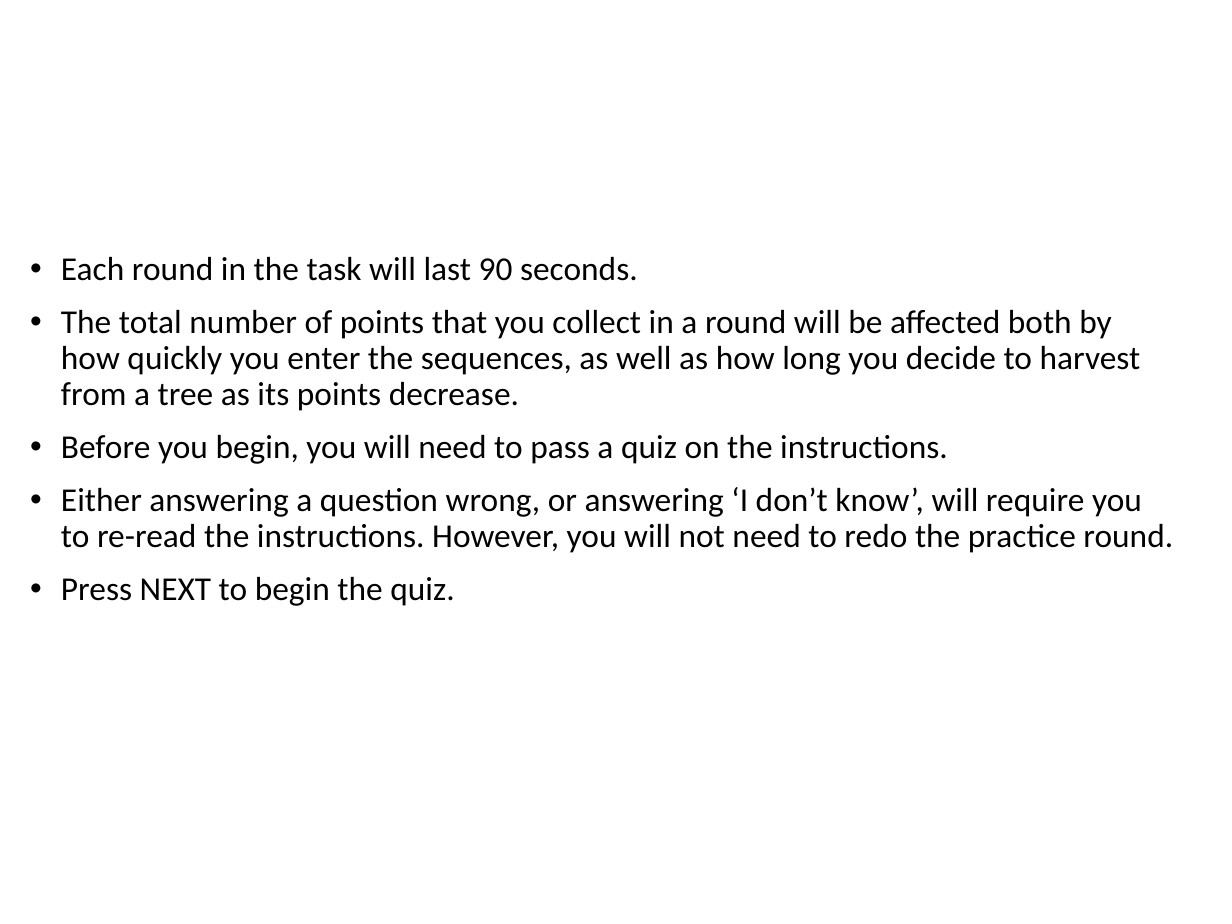
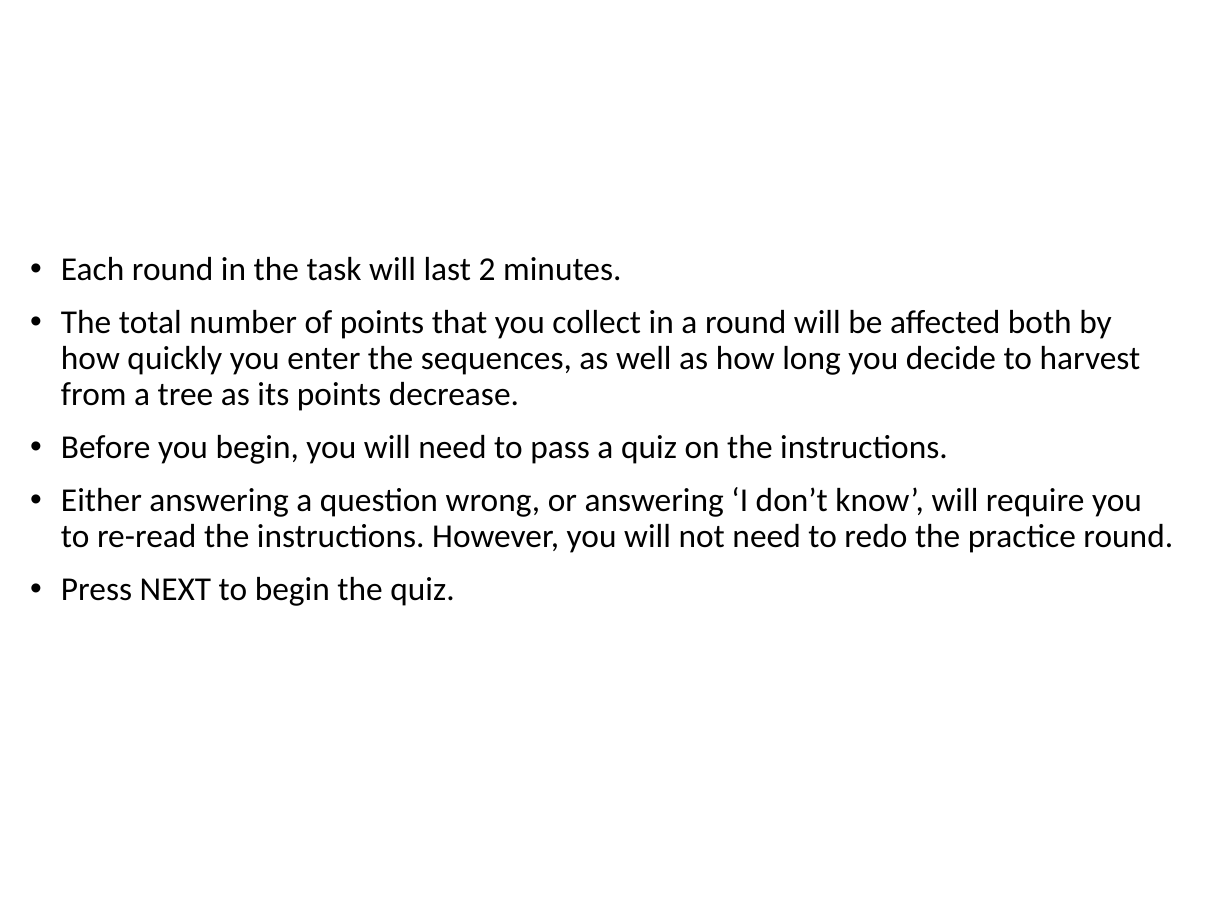
Before and after one commit to evanrussek/forage_jsp, a slide deck: slide 8 of public/ver_2/Stimuli/forage_instructions.pptx. Drawn at 1232x924 pixels with LibreOffice and Linux fonts; fonts in the diff are those of the drawing. Boxes give left, top, right and bottom in pixels: in the first picture for what was removed or moved away, otherwise in the second. Text is boxed around its words. In the diff, an @@ line names an element or a change of style, - is before the commit and + after.

```diff
--- a/public/ver_2/Stimuli/forage_instructions.pptx
+++ b/public/ver_2/Stimuli/forage_instructions.pptx
@@ text at (x1=61, y1=257, x2=621, y2=281): text changed @@
-• Each round in the task will last 90 seconds.
+• Each round in the task will last 2 minutes.
```
Also in this commit, not shown: 7 other slides changed, 52 other files.
